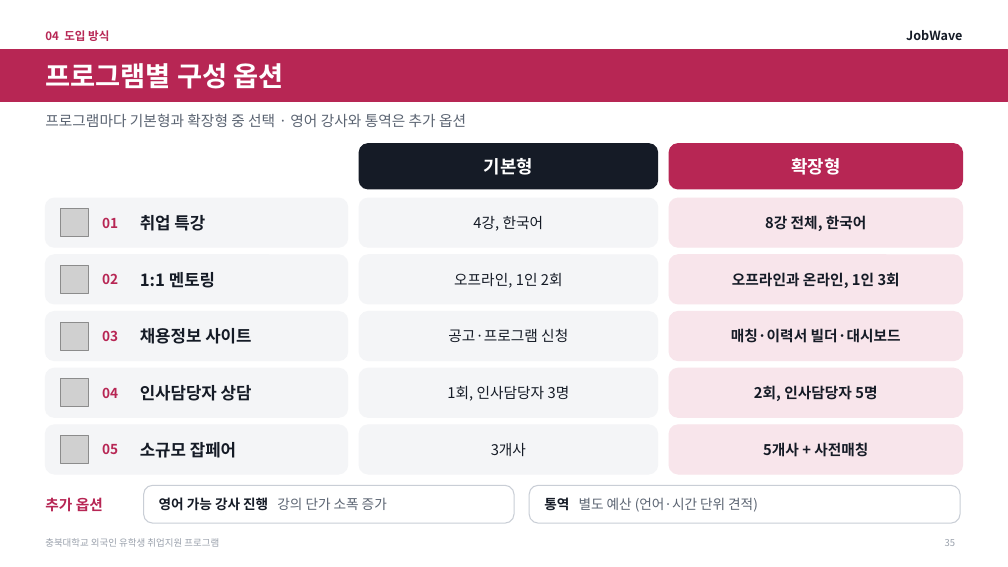
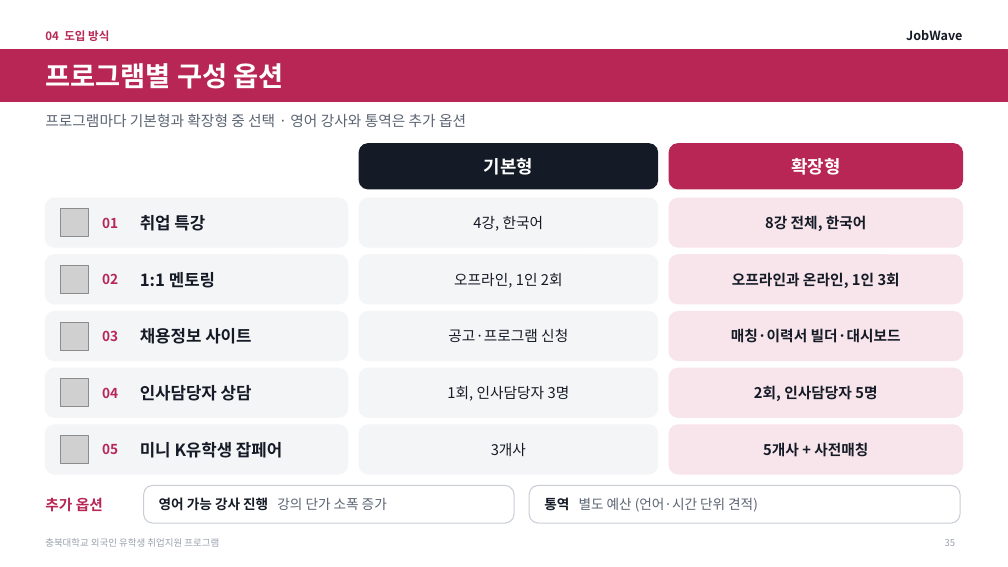
Before and after one commit to job-wave/Codex, a slide deck: slide 35 of output/jobwave-cbnu-proposal/JobWave_proposal_visual.pptx. Drawn at 1008x567 pixels with LibreOffice and Linux fonts; fonts in the diff are those of the drawing; grey boxes stand for pictures. Boxes give left, top, right and bottom in pixels: in the first picture for what was removed or moved away, otherwise in the second. Text is boxed around its words. In the diff, an @@ line names an element or a change of style, - is before the commit and + after.

```diff
--- a/output/jobwave-cbnu-proposal/JobWave_proposal_visual.pptx
+++ b/output/jobwave-cbnu-proposal/JobWave_proposal_visual.pptx
@@ text at <box>140,442,282,458</box>: text changed @@
-소규모 잡페어
+미니 K유학생 잡페어
```
Also in this commit, not shown: 9 other slides changed, 1 other file.
